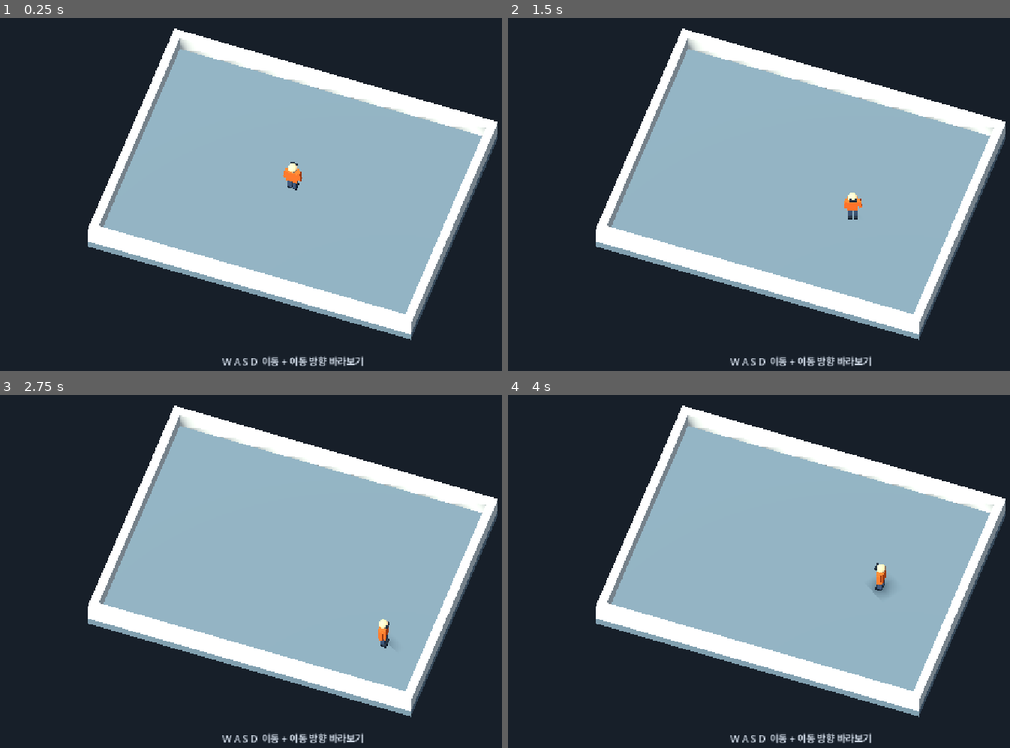
Above: before the commit, frames 1-4 (two rows, left to right).
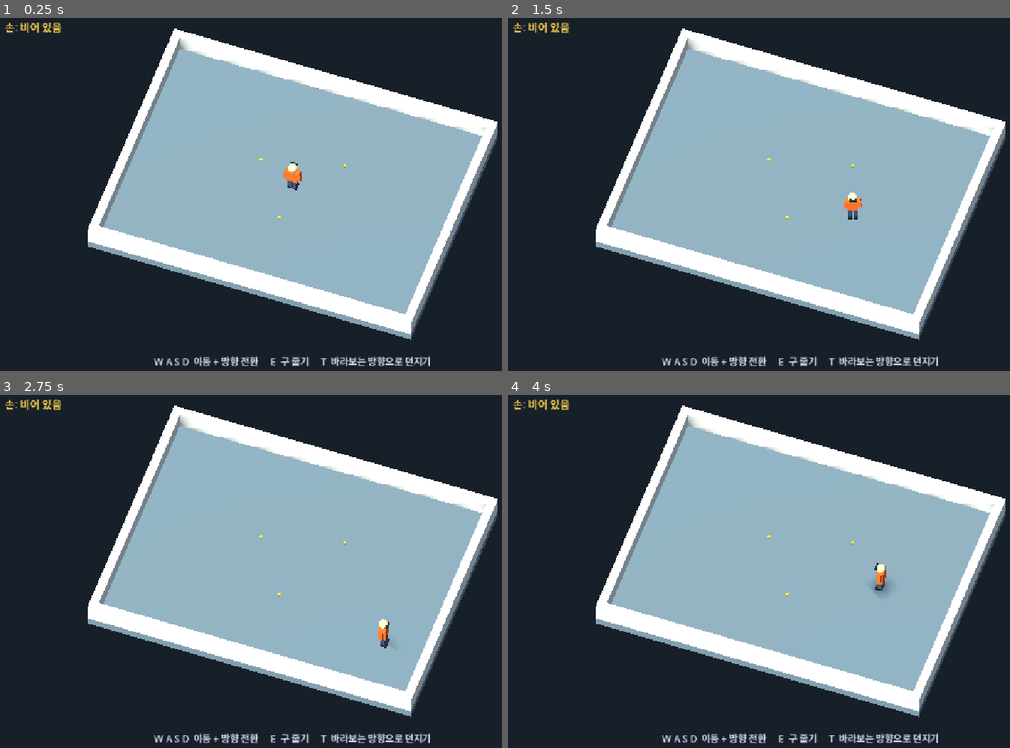
Above: after the commit, the same moments.

Repository: goray123/JensenHuangSimulator
Game: Godot game, scene res://courtyard.tscn
The game is run twice, just before and just after one commit, with the same random seed, the same clock (stepped at 60 frames per second) and the same inputs.
Inputs (mouse positions are in pixels of both pictures, inside the frame that each line leads up to):
- Up to frame 1 (0.25 s): no input
- Up to frame 2 (1.5 s): tap Enter at 0.5 s; move the mouse to (934, 176) at 0.52 s; hold D (move_right) 0.53-1.28 s; hold E (pickup, bound only after the commit) 0.53-1.28 s; click (934, 176) at 0.67 s; tap T (throw, bound only after the commit) at 0.8, 1.35 s; move the mouse to (678, 215) at 1.27 s; hold S (move_backward) from 1.28 s (still down); click (678, 215) at 1.42 s
- Up to frame 3 (2.75 s): tap E (pickup, bound only after the commit) at 1.55 s; move the mouse to (351, 490) at 2.02 s; release S (move_backward) at 2.03 s; hold D (move_right) from 2.03 s (still down); hold E (pickup, bound only after the commit) from 2.03 s (still down); click (351, 490) at 2.17 s; tap T (throw, bound only after the commit) at 2.3 s
- Up to frame 4 (4 s): move the mouse to (769, 649) at 2.77 s; release D (move_right) at 2.78 s; release E (pickup, bound only after the commit) at 2.78 s; hold W (move_forward) 2.78-3.53 s; tap T (throw, bound only after the commit) at 2.85, 3.8 s; click (769, 649) at 2.92 s; tap E (pickup, bound only after the commit) at 3.05 s; move the mouse to (979, 627) at 3.52 s; hold A (move_left) from 3.53 s (still down); hold E (pickup, bound only after the commit) from 3.53 s (still down); click (979, 627) at 3.67 s

The runs differ from the first frame. In frame 1, 1.1% of the frame differs, in the area x 1-86%, y 1-99%; in frame 2, 1.1%; in frame 3, 1.1%; in frame 4, 1.1%.

Commit message:
Add sphere pickup, hand holding, and throwing

Diff:
--- /dev/null
+++ b/courtyard.gd
@@ -0,0 +1,12 @@
+extends Node3D
+
+@onready var _pickup_status: Label = $HUD/PickupStatus
+
+
+func _ready() -> void:
+	$Player.held_pickup_changed.connect(_update_pickup_status)
+	_update_pickup_status($Player.held_pickup != null)
+
+
+func _update_pickup_status(is_holding: bool) -> void:
+	_pickup_status.text = "손: 구를 들고 있음 (T로 던지기)" if is_holding else "손: 비어 있음"
--- a/courtyard.tscn
+++ b/courtyard.tscn
@@ -1,6 +1,8 @@
 [gd_scene format=3]
 
 [ext_resource type="PackedScene" path="res://player.tscn" id="1_player"]
+[ext_resource type="PackedScene" path="res://pickup.tscn" id="2_pickup"]
+[ext_resource type="Script" path="res://courtyard.gd" id="3_courtyard"]
 
 [sub_resource type="Environment" id="Environment_courtyard"]
 background_mode = 1
@@ -18,6 +20,7 @@
 roughness = 0.92
 
 [node name="Courtyard" type="Node3D"]
+script = ExtResource("3_courtyard")
 
 [node name="WorldEnvironment" type="WorldEnvironment" parent="."]
 environment = SubResource("Environment_courtyard")
@@ -61,6 +64,15 @@
 [node name="Player" parent="." instance=ExtResource("1_player")]
 position = Vector3(0, 0.04, 0)
 
+[node name="Pickup1" parent="." instance=ExtResource("2_pickup")]
+position = Vector3(-2, 0.07666667, -1)
+
+[node name="Pickup2" parent="." instance=ExtResource("2_pickup")]
+position = Vector3(2, 0.07666667, -2)
+
+[node name="Pickup3" parent="." instance=ExtResource("2_pickup")]
+position = Vector3(0, 0.07666667, 2)
+
 [node name="Overview" type="Camera3D" parent="."]
 position = Vector3(6, 25, 17)
 rotation = Vector3(-0.96, 0.339293, 0)
@@ -79,6 +91,16 @@
 mouse_filter = 2
 theme_override_colors/font_color = Color(0.83, 0.87, 0.92, 1)
 theme_override_font_sizes/font_size = 18
-text = "W A S D  이동 + 이동 방향 바라보기"
+text = "W A S D  이동 + 방향 전환     E  구 줍기     T  바라보는 방향으로 던지기"
 horizontal_alignment = 1
 vertical_alignment = 1
+
+[node name="PickupStatus" type="Label" parent="HUD"]
+offset_left = 24.0
+offset_top = 20.0
+offset_right = 480.0
+offset_bottom = 52.0
+mouse_filter = 2
+theme_override_colors/font_color = Color(1, 0.84, 0.3, 1)
+theme_override_font_sizes/font_size = 20
+text = "손: 비어 있음"
--- /dev/null
+++ b/pickup.tscn
@@ -0,0 +1,39 @@
+[gd_scene format=3]
+
+[sub_resource type="StandardMaterial3D" id="StandardMaterial3D_pickup"]
+albedo_color = Color(1, 0.78, 0.12, 1)
+metallic = 0.25
+roughness = 0.3
+emission_enabled = true
+emission = Color(1, 0.58, 0.06, 1)
+emission_energy_multiplier = 0.6
+
+[sub_resource type="SphereMesh" id="SphereMesh_pickup"]
+material = SubResource("StandardMaterial3D_pickup")
+radius = 0.07666667
+height = 0.15333334
+radial_segments = 24
+rings = 12
+
+[sub_resource type="SphereShape3D" id="SphereShape3D_pickup"]
+radius = 0.07666667
+
+[sub_resource type="PhysicsMaterial" id="PhysicsMaterial_pickup"]
+friction = 0.8
+bounce = 0.2
+
+[node name="Pickup" type="RigidBody3D" groups=["pickups"]]
+collision_layer = 2
+collision_mask = 3
+mass = 0.1
+physics_material_override = SubResource("PhysicsMaterial_pickup")
+continuous_cd = true
+freeze = true
+linear_damp = 0.6
+angular_damp = 1.0
+
+[node name="Sphere" type="MeshInstance3D" parent="."]
+mesh = SubResource("SphereMesh_pickup")
+
+[node name="CollisionShape3D" type="CollisionShape3D" parent="."]
+shape = SubResource("SphereShape3D_pickup")
--- a/player.gd
+++ b/player.gd
@@ -1,7 +1,69 @@
 extends CharacterBody3D
+
+signal held_pickup_changed(is_holding: bool)
 
 const MOVE_SPEED := 4.0
 const TURN_SPEED := 6.0
+const PICKUP_RANGE := 1.2
+const THROW_SPEED := 6.0
+const THROW_LIFT := 1.0
+
+var held_pickup: RigidBody3D = null
+
+@onready var _hand_socket: Marker3D = $RightArm/HandSocket
+
+
+func _unhandled_input(event: InputEvent) -> void:
+	if event.is_action_pressed(&"pickup"):
+		_pickup_nearest()
+		get_viewport().set_input_as_handled()
+	elif event.is_action_pressed(&"throw"):
+		_throw_held_pickup()
+		get_viewport().set_input_as_handled()
+
+
+func _pickup_nearest() -> void:
+	if held_pickup != null:
+		return
+	var nearest: RigidBody3D = null
+	var nearest_distance_squared := PICKUP_RANGE * PICKUP_RANGE
+	for node in get_tree().get_nodes_in_group(&"pickups"):
+		var pickup := node as RigidBody3D
+		if pickup == null or pickup.is_queued_for_deletion():
+			continue
+		var distance_squared := global_position.distance_squared_to(pickup.global_position)
+		if distance_squared <= nearest_distance_squared:
+			nearest = pickup
+			nearest_distance_squared = distance_squared
+	if nearest == null:
+		return
+	nearest.freeze = true
+	nearest.linear_velocity = Vector3.ZERO
+	nearest.angular_velocity = Vector3.ZERO
+	nearest.collision_layer = 0
+	nearest.collision_mask = 0
+	nearest.add_collision_exception_with(self)
+	nearest.remove_from_group(&"pickups")
+	nearest.reparent(_hand_socket)
+	nearest.transform = Transform3D.IDENTITY
+	held_pickup = nearest
+	held_pickup_changed.emit(true)
+
+
+func _throw_held_pickup() -> void:
+	if held_pickup == null:
+		return
+	var pickup := held_pickup
+	held_pickup = null
+	pickup.reparent(get_parent())
+	pickup.collision_layer = 2
+	pickup.collision_mask = 3
+	pickup.freeze = false
+	pickup.sleeping = false
+	pickup.linear_velocity = -global_transform.basis.z * THROW_SPEED + Vector3.UP * THROW_LIFT
+	pickup.angular_velocity = Vector3.ZERO
+	pickup.add_to_group(&"pickups")
+	held_pickup_changed.emit(false)
 
 
 func _physics_process(delta: float) -> void:
--- a/player.tscn
+++ b/player.tscn
@@ -78,6 +78,9 @@
 rotation = Vector3(0, 0, 0.12)
 mesh = SubResource("BoxMesh_arm")
 
+[node name="HandSocket" type="Marker3D" parent="RightArm"]
+position = Vector3(0, -0.295, -0.08)
+
 [node name="LeftLeg" type="MeshInstance3D" parent="."]
 position = Vector3(-0.133, 0.397, 0)
 mesh = SubResource("BoxMesh_leg")
--- a/project.godot
+++ b/project.godot
@@ -42,6 +42,16 @@
 "events": [Object(InputEventKey,"resource_local_to_scene":false,"resource_name":"","device":16,"window_id":0,"alt_press …(190 unchanged characters)…
 ]
 }
+pickup={
+"deadzone": 0.5,
+"events": [Object(InputEventKey,"resource_local_to_scene":false,"resource_name":"","device":16,"window_id":0,"alt_pressed":false,"shift_pressed":false,"ctrl_pressed":false,"meta_pressed":false,"pressed":false,"keycode":0,"physical_keycode":69,"key_label":0,"unicode":0,"location":0,"echo":false,"script":null)
+]
+}
+throw={
+"deadzone": 0.5,
+"events": [Object(InputEventKey,"resource_local_to_scene":false,"resource_name":"","device":16,"window_id":0,"alt_pressed":false,"shift_pressed":false,"ctrl_pressed":false,"meta_pressed":false,"pressed":false,"keycode":0,"physical_keycode":84,"key_label":0,"unicode":0,"location":0,"echo":false,"script":null)
+]
+}
 
 [physics]
 
--- /dev/null
+++ b/tests/pickup_smoke.gd
@@ -0,0 +1,142 @@
+extends SceneTree
+
+var failed := false
+
+
+func _initialize() -> void:
+	call_deferred("_run")
+
+
+func _run() -> void:
+	var courtyard := (load(ProjectSettings.get_setting("application/run/main_scene")) as PackedScene).instantiate()
+	root.add_child(courtyard)
+	var player := courtyard.get_node("Player") as CharacterBody3D
+	var status := courtyard.get_node("HUD/PickupStatus") as Label
+	var hand := player.get_node("RightArm/HandSocket") as Marker3D
+	var holding_changes: Array[bool] = []
+	player.held_pickup_changed.connect(func(is_holding: bool) -> void: holding_changes.append(is_holding))
+	await _wait_for_physics(15)
+	var ground_y := player.global_position.y
+	var pickups := get_nodes_in_group(&"pickups")
+	_check(pickups.size() == 3, "Three pickups spawn in the courtyard")
+	var head := player.get_node("Head") as MeshInstance3D
+	var head_mesh := head.mesh as SphereMesh
+	for pickup: RigidBody3D in pickups:
+		var sphere := (pickup.get_node("Sphere") as MeshInstance3D).mesh as SphereMesh
+		_check(is_equal_approx(sphere.radius, head_mesh.radius / 3.0), "Pickup diameter is one third of the head diameter")
+		_check(is_equal_approx(sphere.height, sphere.radius * 2.0), "Pickup is a sphere")
+		_check(absf(pickup.global_position.y - sphere.radius) < 0.001, "Pickup rests above the floor")
+	_check(status.text == "손: 비어 있음", "HUD starts with empty hands")
+
+	await _tap(KEY_T)
+	await _tap(KEY_E)
+	_check(get_nodes_in_group(&"pickups").size() == 3 and player.held_pickup == null, "Empty throws and distant pickup attempts leave all spheres in place")
+	var first := pickups[0] as RigidBody3D
+	player.global_position = Vector3(first.global_position.x, ground_y, first.global_position.z + 0.8)
+	_set_key(KEY_W, true)
+	await _wait_for_physics(3)
+	_set_key(KEY_W, false)
+	await _wait_for_physics(2)
+	_check(get_nodes_in_group(&"pickups").size() == 3, "Walking near a pickup does not collect it automatically")
+	await _tap(KEY_E)
+	_check(player.held_pickup == first and first.get_parent() == hand, "E attaches the nearby sphere to the hand instead of deleting it")
+	_check(first.freeze and first.global_position.distance_to(hand.global_position) < 0.001, "The held sphere stays fixed at the hand")
+	_check(status.text == "손: 구를 들고 있음 (T로 던지기)", "HUD shows the held sphere and throw control")
+	_set_key(KEY_D, true)
+	await _wait_for_physics(36)
+	_set_key(KEY_D, false)
+	await _wait_for_physics(2)
+	_check(first.global_position.distance_to(hand.global_position) < 0.001, "The held sphere follows movement and turning")
+
+	# A full hand must not delete another nearby sphere.
+	var second := pickups[1] as RigidBody3D
+	var third := pickups[2] as RigidBody3D
+	second.global_position = player.global_position + Vector3(0, 0.08, 0.5)
+	await _tap(KEY_E)
+	_set_key(KEY_E, true, true)
+	await _wait_for_physics(3)
+	_set_key(KEY_E, false)
+	_check(player.held_pickup == first and get_nodes_in_group(&"pickups").size() == 2, "E and key repeat cannot collect a second sphere while holding one")
+	_check(holding_changes == [true], "Failed pickup attempts do not emit extra holding changes")
+	second.global_position = Vector3(-4, 0.07666667, -3)
+	third.global_position = Vector3(4, 0.07666667, 3)
+
+	var release_position := first.global_position
+	var heading := -player.global_transform.basis.z
+	_set_key(KEY_T, true)
+	await _wait_for_physics(3)
+	_check(player.held_pickup == null and first.get_parent() == courtyard and not first.freeze, "T releases the sphere into the world with physics enabled")
+	_check(first.linear_velocity.dot(heading) > 4.0, "Throw velocity follows the player's current facing")
+	_check(status.text == "손: 비어 있음" and holding_changes == [true, false], "Throwing clears the hand and updates the HUD")
+	_set_key(KEY_T, true, true)
+	await _wait_for_physics(8)
+	_set_key(KEY_T, false)
+	_check((first.global_position - release_position).dot(heading) > 0.5, "The thrown sphere travels forward")
+	await _wait_for_physics(120)
+	_check(first.global_position.y > 0.04 and first.global_position.y < 0.15, "The thrown sphere lands on the floor")
+	_check(courtyard.find_children("*", "RigidBody3D", true, false).size() == 3, "Throwing and key repeat preserve all three spheres")
+	player.global_position = Vector3(first.global_position.x - 0.7, ground_y, first.global_position.z)
+	await _tap(KEY_E)
+	_check(player.held_pickup == first and first.freeze, "A thrown sphere can be picked up again")
+
+	# Test different headings next to each wall, including a diagonal throw.
+	var throws := [
+		{"position": Vector3(0, ground_y, -5.4), "yaw": 0.0},
+		{"position": Vector3(7.4, ground_y, 0), "yaw": -PI / 2.0},
+		{"position": Vector3(0, ground_y, 5.4), "yaw": PI},
+		{"position": Vector3(-7.4, ground_y, 0), "yaw": PI / 2.0},
+		{"position": Vector3.ZERO + Vector3.UP * ground_y, "yaw": PI / 4.0},
+	]
+	for throw_case in throws:
+		player.global_position = throw_case.position
+		player.rotation.y = throw_case.yaw
+		heading = -player.global_transform.basis.z
+		_set_key(KEY_T, true)
+		# Read the launch velocity before physics advances or a nearby wall is hit.
+		_check(first.linear_velocity.dot(heading) > 5.9, "Each throw uses the current character heading")
+		_set_key(KEY_T, false)
+		await _wait_for_physics(120)
+		_check(absf(first.global_position.x) < 8.0 and absf(first.global_position.z) < 6.0, "Walls keep thrown spheres inside the courtyard")
+		_check(first.global_position.y > 0.04 and first.global_position.y < 0.15, "Thrown spheres settle above the floor")
+		player.global_position = Vector3(first.global_position.x, ground_y, first.global_position.z)
+		await _tap(KEY_E)
+		_check(player.held_pickup == first, "Spheres remain reusable after wall collisions")
+
+	# With empty hands, choose only the nearest of two eligible spheres.
+	await _tap(KEY_T)
+	player.global_position = Vector3(0, ground_y, 0)
+	second.global_position = Vector3(0.5, 0.07666667, 0)
+	third.global_position = Vector3(1.0, 0.07666667, 0)
+	await _tap(KEY_E)
+	_check(player.held_pickup == second and third.is_in_group(&"pickups"), "Empty hands pick only the nearest eligible sphere")
+	_check(courtyard.find_children("*", "RigidBody3D", true, false).size() == 3, "Repeated pickup and throw cycles never duplicate or delete spheres")
+	if not failed:
+		print("Pickup smoke test passed.")
+	quit(int(failed))
+
+
+func _check(condition: bool, message: String) -> void:
+	if not condition:
+		failed = true
+		push_error(message)
+
+
+func _tap(key: Key) -> void:
+	_set_key(key, true)
+	await _wait_for_physics(3)
+	_set_key(key, false)
+	await _wait_for_physics(2)
+
+
+func _set_key(key: Key, pressed: bool, echo: bool = false) -> void:
+	var event := InputEventKey.new()
+	event.physical_keycode = key
+	event.pressed = pressed
+	event.echo = echo
+	Input.parse_input_event(event)
+	Input.flush_buffered_events()
+
+
+func _wait_for_physics(frames: int) -> void:
+	for _frame in frames:
+		await physics_frame
Not shown, added: courtyard.gd.uid
Not shown, added: tests/pickup_smoke.gd.uid
